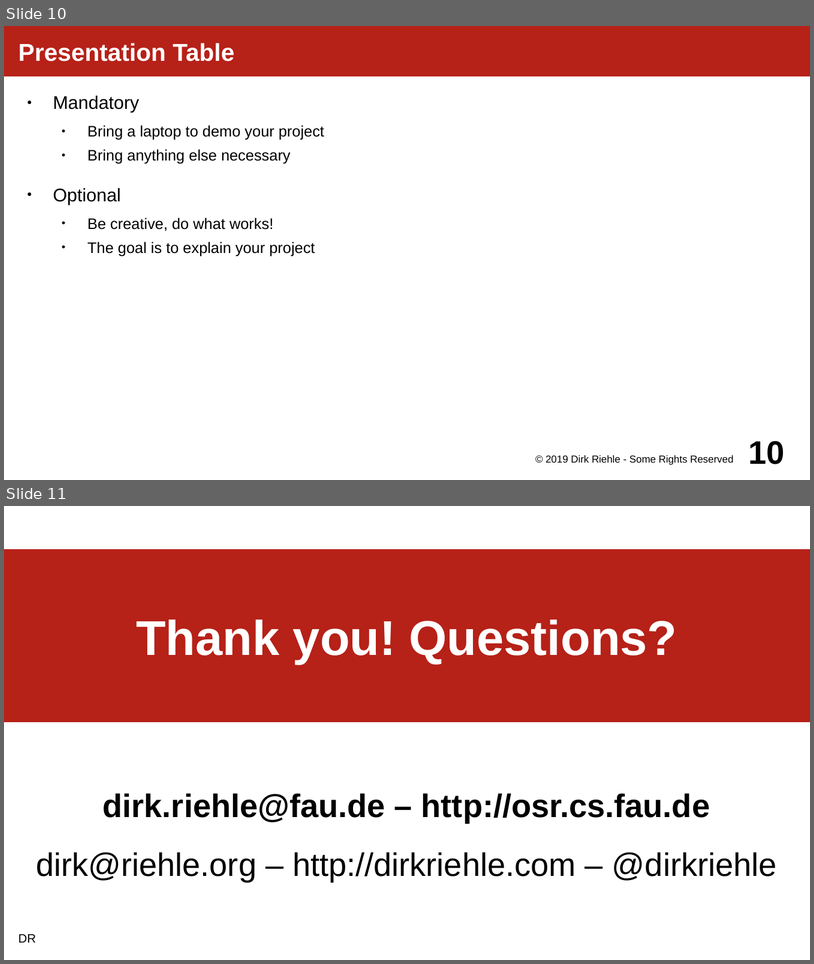
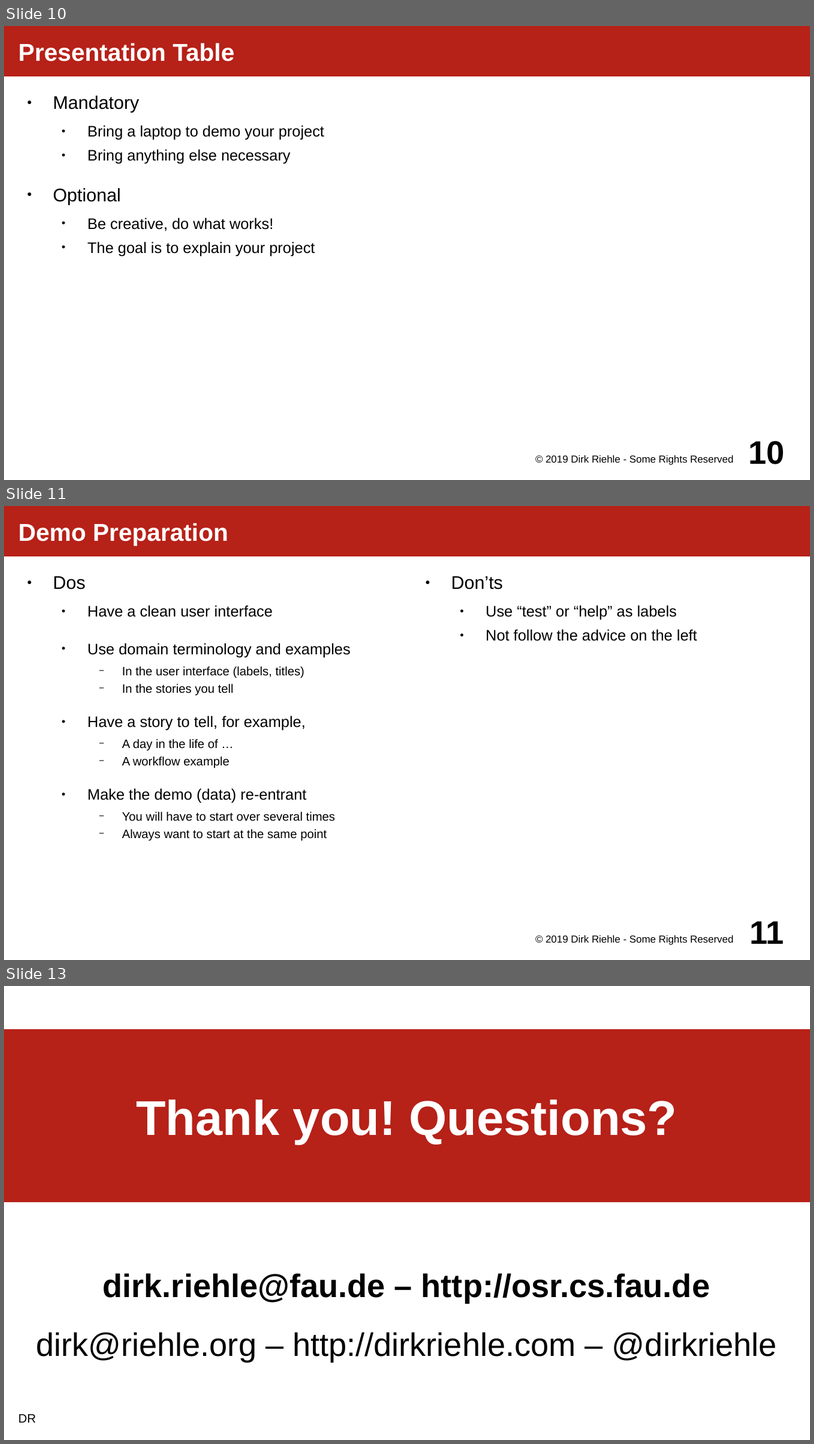
Before and after one commit to dirkriehle/amos-course, a slide deck: Lecture slides/AMOS H01 - Demo Day Preparation.odp. Shown one above the other, each under a label of ours: slides 10 and 11 before the commit, slides 10, 11 and 13 after it; the slides between them are not shown. The pictures are 814x964 and 814x1444 pixels, drawn with LibreOffice and Linux fonts; fonts in the diff are those of the drawing. Boxes give left, top, right and bottom in pixels: in the first picture for what was removed or moved away, otherwise in the second. Text is boxed around its words. In the diff, an @@ line names an element or a change of style, - is before the commit and + after.

Commit message:
Added to demo day explanations

```diff
--- a/Lecture slides/AMOS H01 - Demo Day Preparation.odp
+++ b/Lecture slides/AMOS H01 - Demo Day Preparation.odp
@@ slide 11 added at bbox=[4, 506, 810, 960], background #FFFFFF @@
@@ title added at bbox=[4, 506, 810, 556], fill #B62118, 24 pt, text #FFFFFF, bold @@
+Demo Preparation
@@ text added at bbox=[53, 576, 351, 841], 12 pt, text #000000 @@
+● Dos
+  ● Have a clean user interface
+  ● Use domain terminology and examples
+    − In the user interface (labels, titles)
+    − In the stories you tell
+  ● Have a story to tell, for example,
+    − A day in the life of …
+    − A workflow example
+  ● Make the demo (data) re-entrant
+    − You will have to start over several times
+    − Always want to start at the same point
@@ text added at bbox=[486, 605, 698, 641], 15 pt, text #000000 @@
+● Don’ts
+  ● Use “test” or “help” as labels
+  ● Not follow the advice on the left
@@ text added at bbox=[546, 934, 734, 945], 10 pt, text #000000 @@
+© 2019 Dirk Riehle - Some Rights Reserved
@@ page number added at bbox=[750, 921, 784, 943], 32 pt, text #000000, bold @@
+11
@@ what was slide 11 is now slide 13 @@
```
Also in this commit, not shown: 1 slide changed, 1 other slide added, 1 other file.
